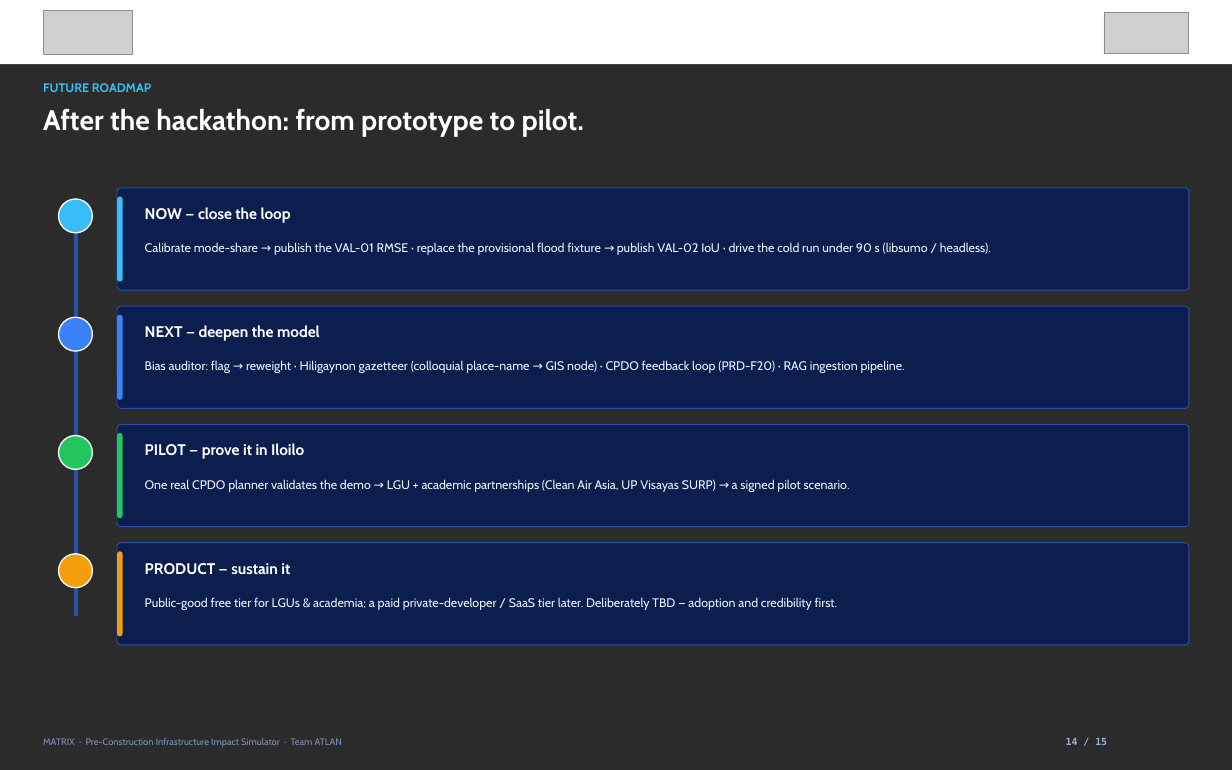
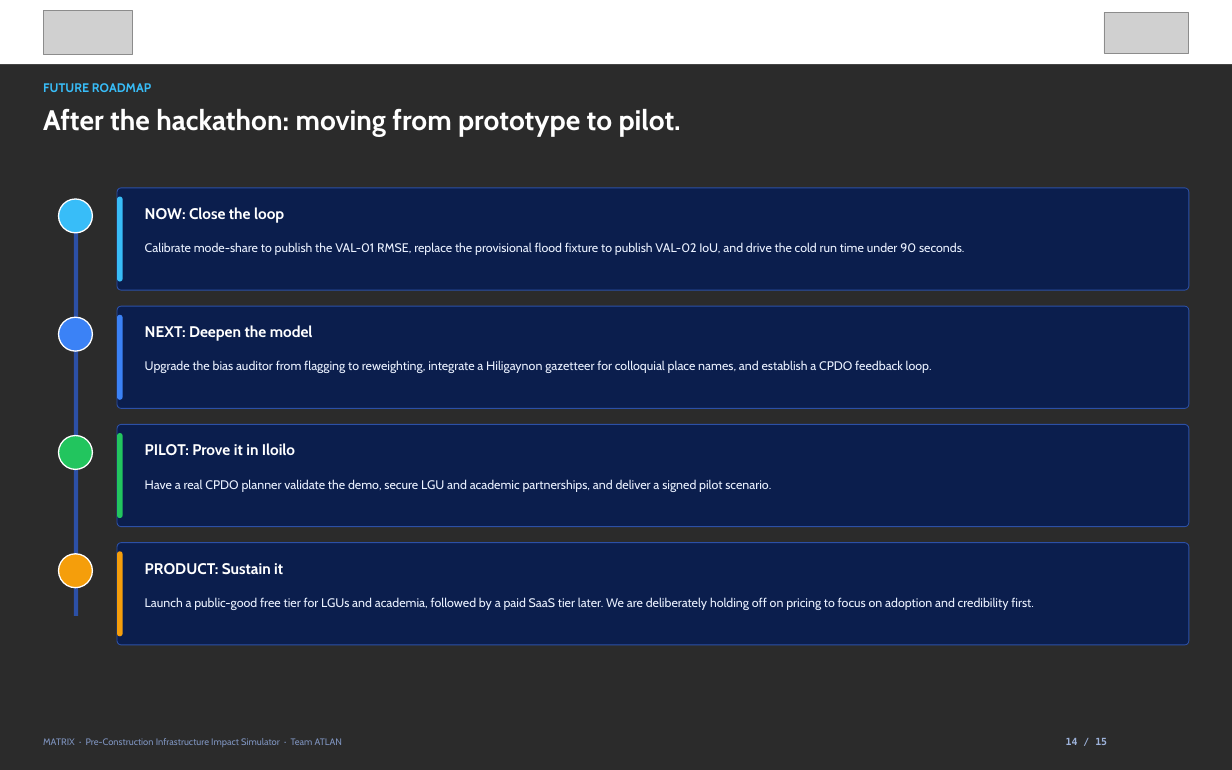
Before and after one commit to delatorrecj/matrix, a slide deck: slide 14 of presentation/deck/Smart Cities_PUP_ATLAN_PitchDeck.pptx. Drawn at 1232x770 pixels with LibreOffice and Linux fonts; fonts in the diff are those of the drawing; grey boxes stand for pictures; background and template pictures are left out; a plain dark background stands for a picture behind light text. Boxes give left, top, right and bottom in pixels: in the first picture for what was removed or moved away, otherwise in the second. Text is boxed around its words. In the diff, an @@ line names an element or a change of style, - is before the commit and + after.

```diff
--- a/presentation/deck/Smart Cities_PUP_ATLAN_PitchDeck.pptx
+++ b/presentation/deck/Smart Cities_PUP_ATLAN_PitchDeck.pptx
@@ text at (43,109,681,136): text changed @@
-After the hackathon: from prototype to pilot.
+After the hackathon: moving from prototype to pilot.
@@ text at (145,207,284,223): text changed @@
-NOW — close the loop
+NOW: Close the loop
@@ text at (145,242,964,255): text changed @@
-Calibrate mode-share → publish the VAL-01 RMSE · replace the provisional flood fixture → publish VAL-02 IoU · drive the cold run under 90 s (libsumo / headless).
+Calibrate mode-share to publish the VAL-01 RMSE, replace the provisional flood fixture to publish VAL-02 IoU, and drive the cold run time under 90 seconds.
@@ text at (145,325,313,341): text changed @@
-NEXT — deepen the model
+NEXT: Deepen the model
@@ text at (145,360,932,373): text changed @@
-Bias auditor: flag → reweight · Hiligaynon gazetteer (colloquial place-name → GIS node) · CPDO feedback loop (PRD-F20) · RAG ingestion pipeline.
+Upgrade the bias auditor from flagging to reweighting, integrate a Hiligaynon gazetteer for colloquial place names, and establish a CPDO feedback loop.
@@ text at (145,443,295,455): text changed @@
-PILOT — prove it in Iloilo
+PILOT: Prove it in Iloilo
@@ text at (145,479,771,492): text changed @@
-One real CPDO planner validates the demo → LGU + academic partnerships (Clean Air Asia, UP Visayas SURP) → a signed pilot scenario.
+Have a real CPDO planner validate the demo, secure LGU and academic partnerships, and deliver a signed pilot scenario.
@@ text at (145,563,283,575): text changed @@
-PRODUCT — sustain it
+PRODUCT: Sustain it
@@ text at (145,597,1034,610): text changed @@
-Public-good free tier for LGUs & academia; a paid private-developer / SaaS tier later. Deliberately TBD — adoption and credibility first.
+Launch a public-good free tier for LGUs and academia, followed by a paid SaaS tier later. We are deliberately holding off on pricing to focus on adoption and credibility first.
```
Also in this commit, not shown: 14 other slides changed, 8 other files.
